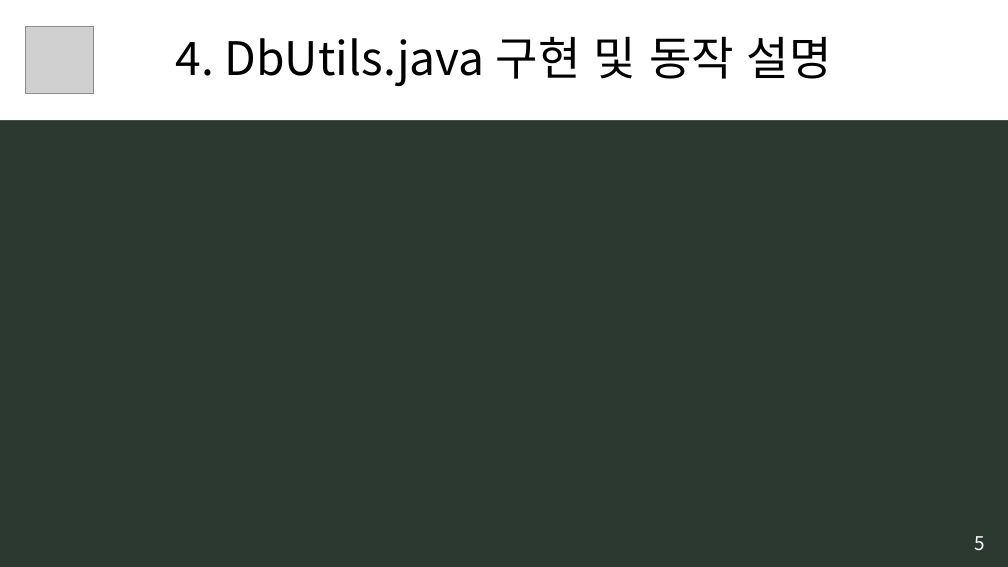
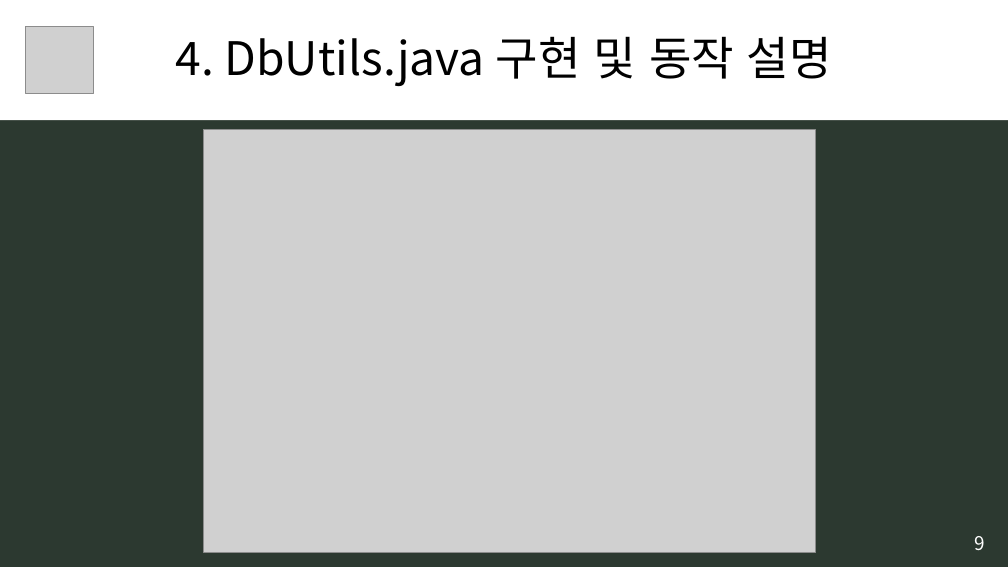
Before and after one commit to B735244/Bigdata_UI_Bogeum, a slide deck: slide 10 of 0. 모듈시험자료/[모듈] 7. 서버프로그램 구현.pptx (slide 6 before the commit). Drawn at 1008x567 pixels with LibreOffice and Linux fonts; fonts in the diff are those of the drawing; grey boxes stand for pictures. Boxes give left, top, right and bottom in pixels: in the first picture for what was removed or moved away, otherwise in the second. Text is boxed around its words. In the diff, an @@ line names an element or a change of style, - is before the commit and + after.

```diff
--- a/0. 모듈시험자료/[모듈] 7. 서버프로그램 구현.pptx
+++ b/0. 모듈시험자료/[모듈] 7. 서버프로그램 구현.pptx
@@ picture added at box(203, 129, 815, 552) @@
@@ text at box(975, 536, 985, 550): text changed @@
-5
+9
```
Also in this commit, not shown: 9 other slides changed, 7 slides added, 14 other files.
